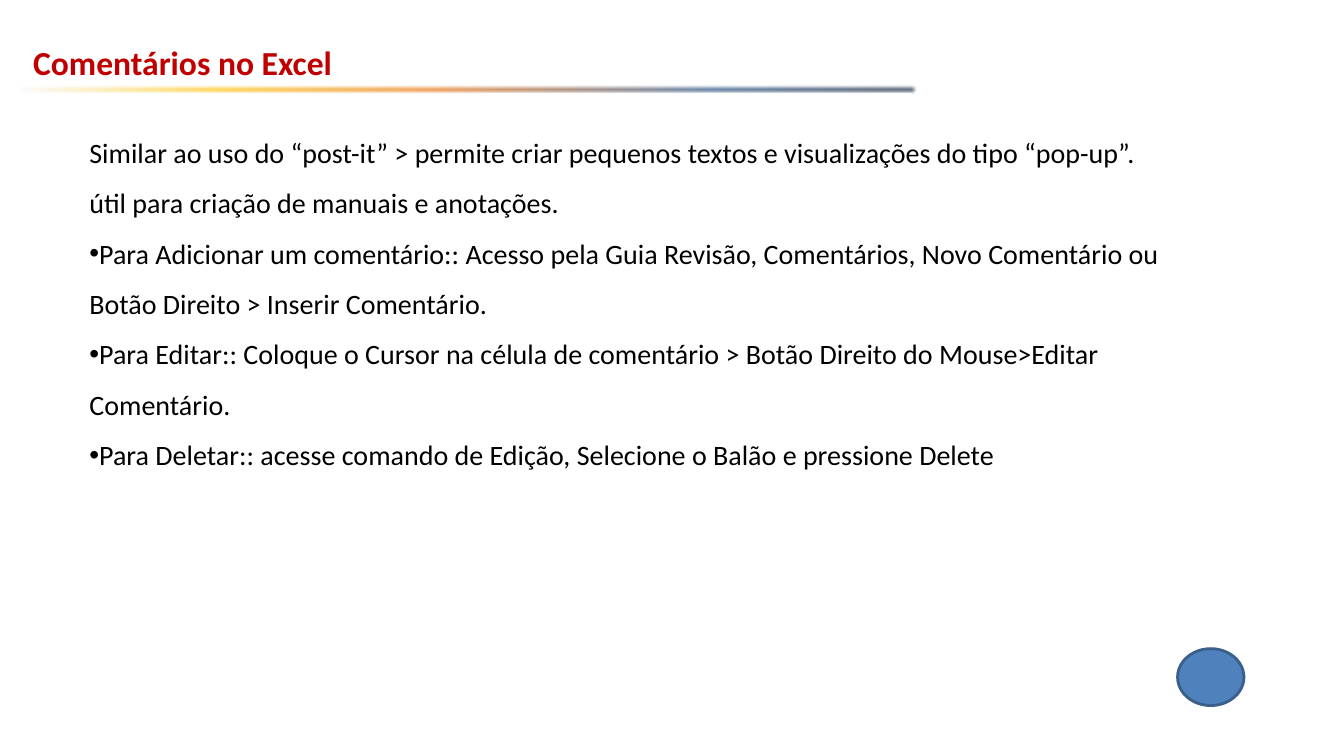
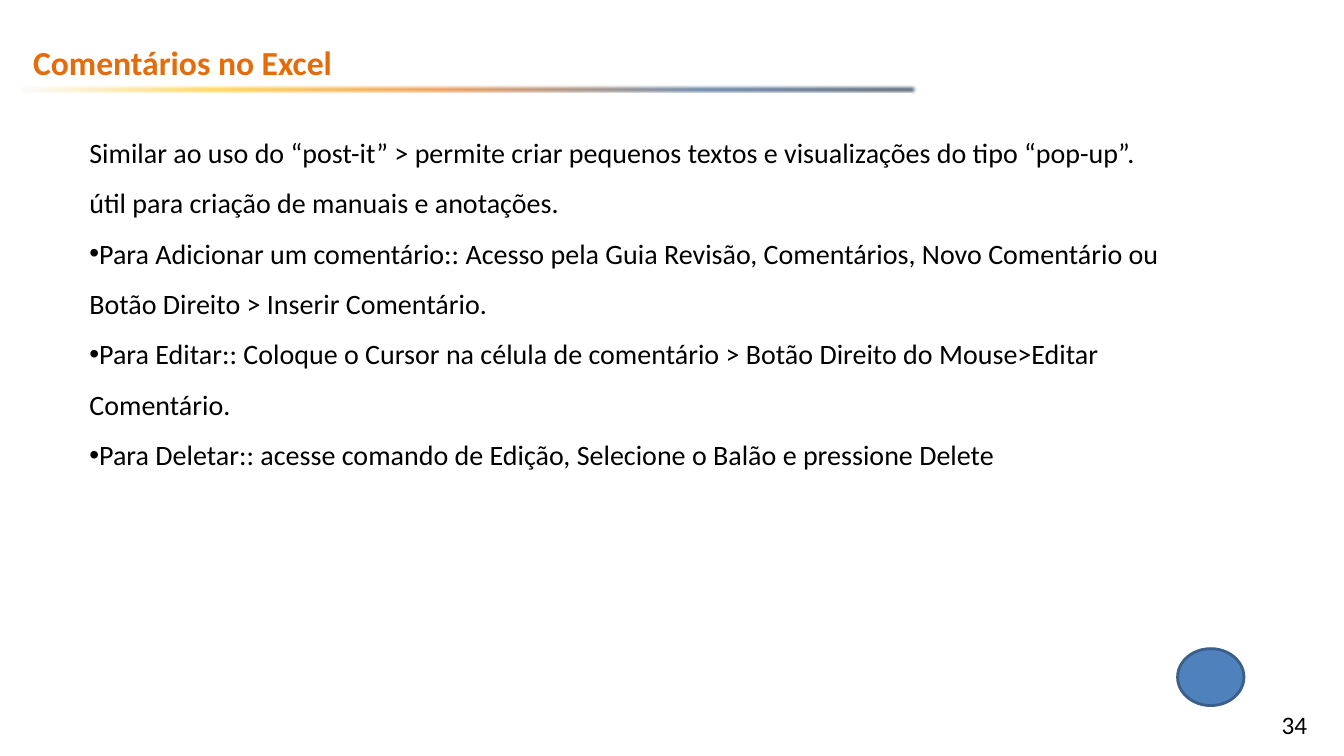
Before and after one commit to emerson-fenrir/Excel_Basico, a slide deck: slide 34 of Aula3.pptx (slide 31 before the commit). Drawn at 1344x756 pixels with LibreOffice and Linux fonts; fonts in the diff are those of the drawing; background and template pictures are left out. Boxes give left, top, right and bottom in pixels: in the first picture for what was removed or moved away, otherwise in the second. Text is boxed around its words. In the diff, an @@ line names an element or a change of style, - is before the commit and + after.

```diff
--- a/Aula3.pptx
+++ b/Aula3.pptx
@@ text "Comentários no Excel" at (33,51,332,76): text colour #C00000 to #E46C0A @@
@@ page number added at (1282,717,1308,734), 18 pt, text #000000 @@
+34
```
Also in this commit, not shown: 43 other slides changed, 3 slides added, 1 other file.
